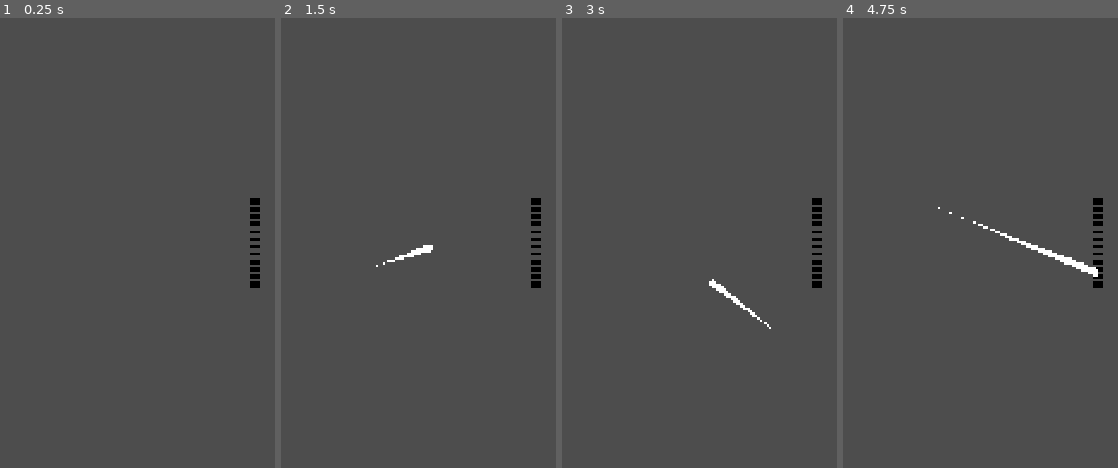
Above: before the commit, frames 1-4 (left to right).
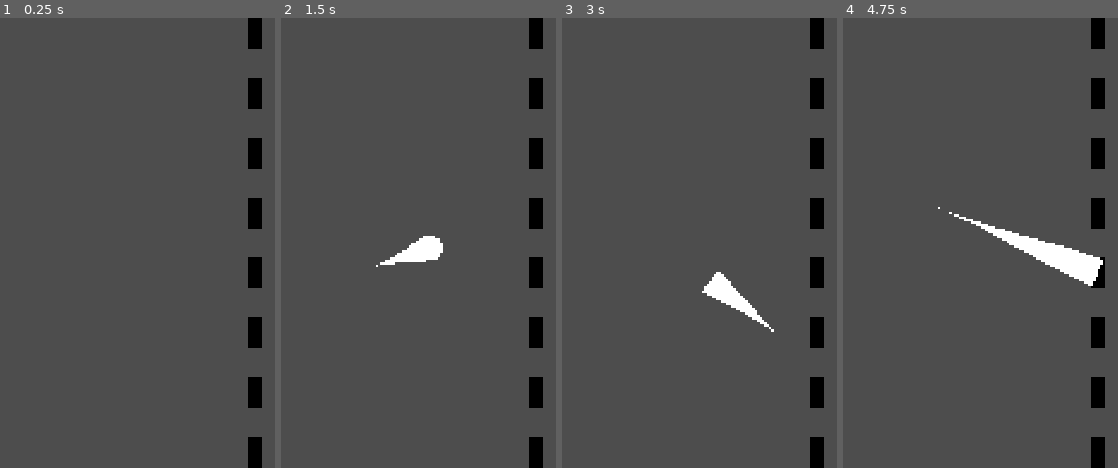
Above: after the commit, the same moments.

Repository: nstryder/Pumpkin-And-Mayhem
Game: Godot game, scene res://debug/test_slice.tscn
The game is run twice, just before and just after one commit, with the same random seed, the same clock (stepped at 60 frames per second) and the same inputs.
Inputs (mouse positions are in pixels of both pictures, inside the frame that each line leads up to):
- Up to frame 1 (0.25 s): no input
- Up to frame 2 (1.5 s): tap Enter at 0.5 s; move the mouse to (outside the picture) at 0.52 s; click (outside the picture) at 0.67 s; tap Space at 1.25 s; drag from (377, 265) to (536, 211) at 1.27 s
- Up to frame 3 (3 s): move the mouse to (outside the picture) at 2.02 s; click (outside the picture) at 2.17 s; tap Enter at 2.75 s; drag from (776, 333) to (575, 175) at 2.77 s
- Up to frame 4 (4.75 s): move the mouse to (outside the picture) at 3.52 s; click (outside the picture) at 3.67 s; tap Space at 4.25 s; drag from (856, 175) to (1098, 274) at 4.27 s

The runs differ from the first frame. In frame 1, 2.5% of the frame differs, in the area x 90-96%, y 0-100%; in frame 2, 3.1%; in frame 3, 3.2%; in frame 4, 3.8%, in the area x 40-96%, y 0-100%.

Commit message:
Implement onion minigame basics

Diff:
--- a/project.godot
+++ b/project.godot
@@ -30,7 +30,6 @@
 window/size/viewport_width=1920
 window/size/viewport_height=1080
 window/stretch/mode="canvas_items"
-window/stretch/aspect="expand"
 display_server/driver.linuxbsd="wayland"
 
 [physics]
--- /dev/null
+++ b/src/onion_game.gd
@@ -0,0 +1,50 @@
+extends Node2D
+
+signal won
+
+@export var cuts_quantity: int = 8
+
+var slice_points: Array[Vector2] = []
+var current_slice: SliceInput
+
+@onready var onion: TextureRect = %Onion
+
+
+func _ready() -> void:
+	var rect: Rect2 = onion.get_global_rect()
+	print(rect)
+	var mid_height: float = rect.get_center().y
+	var segment_width: float = rect.size.x / (cuts_quantity + 1)
+
+	for i in cuts_quantity:
+		var slice_point := Vector2()
+		slice_point.x = (segment_width * (i + 1)) + rect.position.x
+		slice_point.y = mid_height
+		slice_points.push_back(slice_point)
+	print(slice_points)
+	pop_slice()
+
+
+func pop_slice() -> void:
+	print("Spawning a slice!")
+	var slice_point: Vector2 = slice_points.pop_back()
+	var slice := SliceInput.construct()
+	current_slice = slice
+	slice.sliced.connect(_on_slice_sliced)
+	add_child(slice)
+	slice.global_position = slice_point
+
+
+func _on_slice_sliced() -> void:
+	current_slice.queue_free()
+	if slice_points.is_empty():
+		print("Win!")
+		won.emit()
+
+		var win_label: Label = $DebugWin
+		win_label.modulate.a = 0
+		win_label.show()
+		var tween := create_tween()
+		tween.tween_property(win_label, "modulate:a", 1.0, 1.0)
+	else:
+		pop_slice()
--- /dev/null
+++ b/src/onion_game.tscn
@@ -0,0 +1,39 @@
+[gd_scene format=3 uid="uid://cb14c03d2i0xu"]
+
+[ext_resource type="Script" uid="uid://chpuuwfoydv53" path="res://src/onion_game.gd" id="1_dr4xq"]
+[ext_resource type="Texture2D" uid="uid://bodi0vfbpvm6r" path="res://icon.svg" id="2_nsoyf"]
+
+[sub_resource type="LabelSettings" id="LabelSettings_lwrwe"]
+font_size = 192
+font_color = Color(1, 0, 0, 1)
+outline_size = 16
+
+[node name="OnionGame" type="Node2D" unique_id=626989601]
+script = ExtResource("1_dr4xq")
+
+[node name="Node2D" type="Node2D" parent="." unique_id=207740512]
+position = Vector2(688, 522)
+
+[node name="Onion" type="TextureRect" parent="Node2D" unique_id=1192675416]
+unique_name_in_owner = true
+offset_right = 556.0
+offset_bottom = 128.0
+mouse_filter = 2
+texture = ExtResource("2_nsoyf")
+
+[node name="DebugWin" type="Label" parent="." unique_id=91636543]
+visible = false
+anchors_preset = 8
+anchor_left = 0.5
+anchor_top = 0.5
+anchor_right = 0.5
+anchor_bottom = 0.5
+offset_left = 149.0
+offset_top = 444.0
+offset_right = 1762.0
+offset_bottom = 707.0
+grow_horizontal = 2
+grow_vertical = 2
+text = "ONION CHOPPED"
+label_settings = SubResource("LabelSettings_lwrwe")
+metadata/_edit_use_anchors_ = true
--- a/src/slice_input.gd
+++ b/src/slice_input.gd
@@ -1,7 +1,10 @@
 @tool
 extends Node2D
+class_name SliceInput
 
 signal sliced
+
+const SELF_SCENE: PackedScene = preload("res://src/slice_input.tscn")
 
 ## How long the line will be, in pixels.
 @export var line_length: int = 24:
@@ -45,24 +48,31 @@
 # Detection areas are considered as units in a 3x3 grid.
 
 
+static func construct() -> SliceInput:
+	return SELF_SCENE.instantiate()
+
+
 func _setup_areas() -> void:
-	var valid_area_rect: RectangleShape2D = _get_area_rect(valid_area)
+	if not (Engine.is_editor_hint() or is_node_ready()):
+		return
+	var valid_area_rect: RectangleShape2D = ($ValidArea/CollisionShape2D as CollisionShape2D).shape
+	var high_area_rect: RectangleShape2D = ($HighArea/CollisionShape2D as CollisionShape2D).shape
+	var mid_area_rect: RectangleShape2D = ($MidArea/CollisionShape2D as CollisionShape2D).shape
+	var low_area_rect: RectangleShape2D = ($LowArea/CollisionShape2D as CollisionShape2D).shape
+
 	valid_area_rect.size = Vector2(detection_width, line_length) + (Vector2.ONE * detection_padding)
-
-	var high_area_rect: RectangleShape2D = _get_area_rect(high_area)
 	high_area.position.y = - line_length / 3
-	var low_area_rect: RectangleShape2D = _get_area_rect(low_area)
 	low_area.position.y = line_length / 3
 	for rect: RectangleShape2D in [high_area_rect, low_area_rect]:
 		rect.size.x = detection_width
 		rect.size.y = line_length / 3
 
-	var mid_area_rect: RectangleShape2D = _get_area_rect(mid_area)
 	mid_area_rect.size = Vector2(detection_width, line_length) / 3
 
 
-func _get_area_rect(area: Area2D) -> RectangleShape2D:
-	return (area.get_node("CollisionShape2D") as CollisionShape2D).shape
+func _ready() -> void:
+	if not Engine.is_editor_hint():
+		_setup_areas()
 
 
 func _unhandled_input(event: InputEvent) -> void:
@@ -105,10 +115,12 @@
 	end_position = get_global_mouse_position()
 	print("Ending slice at ", end_position)
 	if is_valid_slice():
-		sliced.emit()
 		var polarity: int = 1 if start_position.y < end_position.y else -1
 		var vfx_distance: float = (line_length / 2.0) + 24
 		slice_vfx.show_slice(Vector2(0, -polarity * vfx_distance), Vector2(0, polarity * vfx_distance), 0.1)
+		slice_vfx.reparent(get_parent())
+
+		sliced.emit()
 
 
 ## A valid slice occurs if the formed line touches all 3 areas.
@@ -156,7 +168,7 @@
 func _draw() -> void:
 	var line_start := Vector2(0, -line_length / 2)
 	var line_end := Vector2(0, line_length / 2)
-	draw_dashed_line(line_start, line_end, Color.BLACK, 2, 1, true, false)
+	draw_dashed_line(line_start, line_end, Color.BLACK, 4, 8, true, false)
 
 
 func _on_valid_area_mouse_exited() -> void:
--- a/src/slice_input.tscn
+++ b/src/slice_input.tscn
@@ -6,13 +6,13 @@
 [ext_resource type="Script" uid="uid://bw6tih8v6jbda" path="res://src/slice_vfx.gd" id="4_gvwmh"]
 
 [sub_resource type="RectangleShape2D" id="RectangleShape2D_lwrwe"]
-size = Vector2(24, 8)
+size = Vector2(128, 85)
 
 [sub_resource type="RectangleShape2D" id="RectangleShape2D_ktohr"]
-size = Vector2(8, 8)
+size = Vector2(42.666668, 85.333336)
 
 [sub_resource type="RectangleShape2D" id="RectangleShape2D_od81e"]
-size = Vector2(32, 32)
+size = Vector2(152, 280)
 
 [sub_resource type="Curve" id="Curve_lwrwe"]
 _data = [Vector2(0, 0), 0.0, 0.0, 0, 0, Vector2(1, 1), 0.0, 0.0, 0, 0]
@@ -20,9 +20,12 @@
 
 [node name="SliceInput" type="Node2D" unique_id=1655751501]
 script = ExtResource("1_tub0h")
+line_length = 256
+detection_width = 128
+detection_padding = 24
 
 [node name="HighArea" type="Area2D" parent="." unique_id=1463798061]
-position = Vector2(0, -8)
+position = Vector2(0, -85)
 
 [node name="CollisionShape2D" type="CollisionShape2D" parent="HighArea" unique_id=1047715608]
 shape = SubResource("RectangleShape2D_lwrwe")
@@ -33,19 +36,22 @@
 shape = SubResource("RectangleShape2D_ktohr")
 
 [node name="LowArea" type="Area2D" parent="." unique_id=1829787876]
-position = Vector2(0, 8)
+position = Vector2(0, 85)
 
 [node name="CollisionShape2D" type="CollisionShape2D" parent="LowArea" unique_id=842314675]
 shape = SubResource("RectangleShape2D_lwrwe")
 
 [node name="ValidArea" type="Area2D" parent="." unique_id=1362354870]
+collision_layer = 2
+collision_mask = 2
 
 [node name="CollisionShape2D" type="CollisionShape2D" parent="ValidArea" unique_id=791782050]
 shape = SubResource("RectangleShape2D_od81e")
 
 [node name="Trail" parent="." unique_id=1965245881 instance=ExtResource("2_tnnxl")]
+top_level = true
 points = PackedVector2Array()
-width = 2.0
+width = 8.0
 joint_mode = 2
 end_cap_mode = 2
 antialiased = true
@@ -53,7 +59,7 @@
 length = 16
 
 [node name="SliceVfx" type="Line2D" parent="." unique_id=1133987241]
-width = 4.0
+width = 8.0
 width_curve = SubResource("Curve_lwrwe")
 default_color = Color(1, 1, 0, 1)
 joint_mode = 2
--- a/src/slice_vfx.gd
+++ b/src/slice_vfx.gd
@@ -7,6 +7,10 @@
 var _to: Vector2
 var _duration_secs: float
 var _current_time: float = 0.0
+
+
+func _ready() -> void:
+	set_process(false)
 
 
 func show_slice(from: Vector2, to: Vector2, duration_secs: float, length: int = 32) -> void:
@@ -30,4 +34,4 @@
 		if not points.is_empty():
 			remove_point(0)
 		else:
-			set_process(false)
+			queue_free()
Not shown, added: src/onion_game.gd.uid
